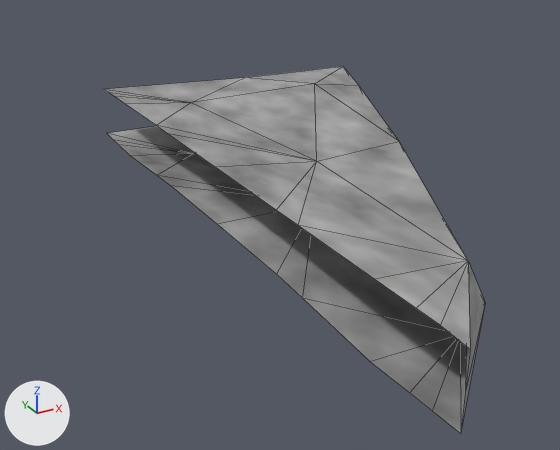
The glTF model Rogue-Robots/Assets/Models/ModularBlocks/ShelfEnd4.gltf, before and after one commit.
Camera for both pictures: a camera (50 mm lens) standing at (-4.47, -4.48, 2.42) and looking at (-1.88, 0.23, 0.07). Lighting does not change. The marker at lower left points along +X, +Y and +Z. Mesh edges are drawn as thin lines. Vertices at the same position are counted once.

The scene before the commit, as lines of its bpy script (objects in view):
```python
me_scene_046 = bpy.data.meshes.new('Scene.046')
me_scene_046.from_pydata(...)  # 47 vertices, 60 faces; spans x -2.5..0.24, y -2.5..2.5, z 0.17..0.71
me_scene_046.materials.append(mat_ground)  # picture img_diffusegroundgroup7
ob_shelfend4 = bpy.data.objects.new('ShelfEnd4', me_scene_046)
ob_shelfend4.location = (0.0, 0.0, 0.0)
```
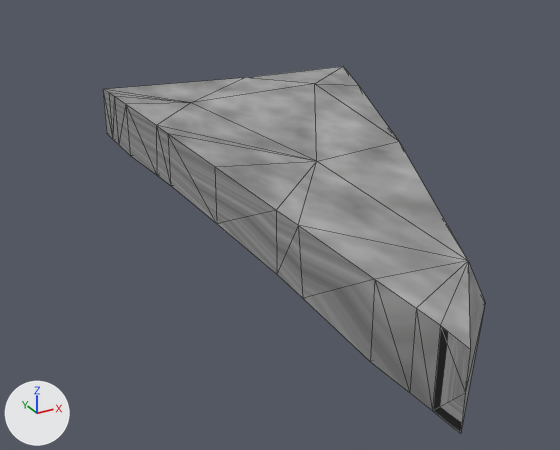
Diff of the bpy script that builds the scene:
```diff
--- a/Rogue-Robots/Assets/Models/ModularBlocks/ShelfEnd4.gltf.py
+++ b/Rogue-Robots/Assets/Models/ModularBlocks/ShelfEnd4.gltf.py
@@ me_scene_046 @@
 # used by ob_shelfend4; location = (0.0, 0.0, 0.0)
-me_scene_046.from_pydata(...)  # 47 vertices, 60 faces; spans x -2.5..0.24, y -2.5..2.5, z 0.17..0.71
+me_scene_046.from_pydata(...)  # 47 vertices, 90 faces; spans x -2.5..0.24, y -2.5..2.5, z 0.17..0.71
+# me_scene_046 part 1
+# 30 new faces join them
 me_scene_046.materials.append(mat_ground)
```

Pixel boxes (x1, y1, x2, y2) of what changed, in the pictures (560 x 450 px):
part 1 of me_scene_046, added: after (103, 90, 470, 433)
